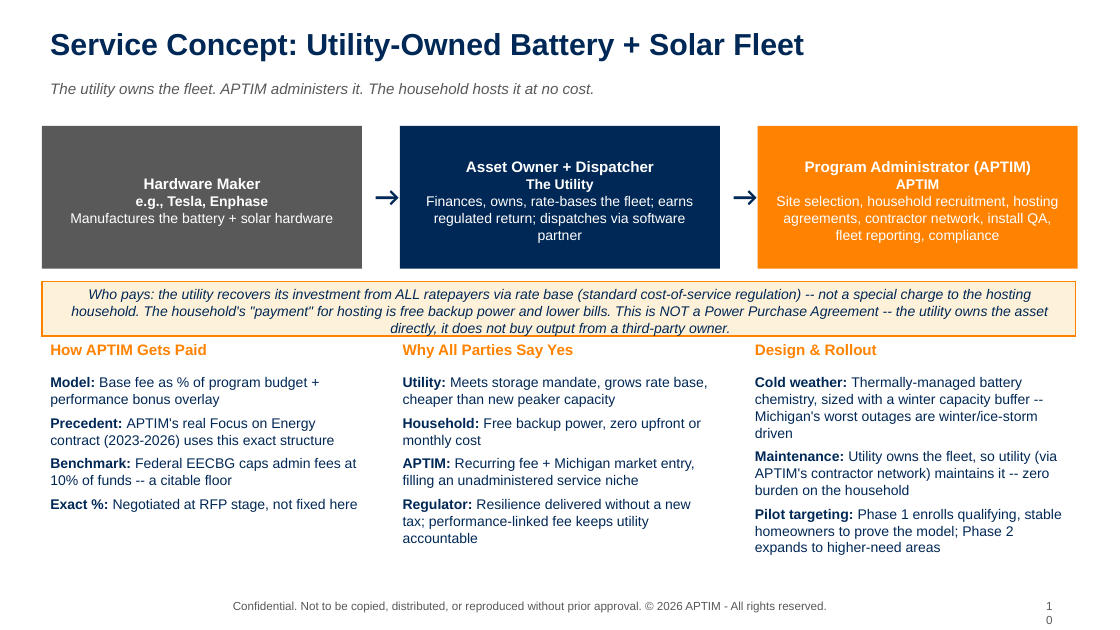
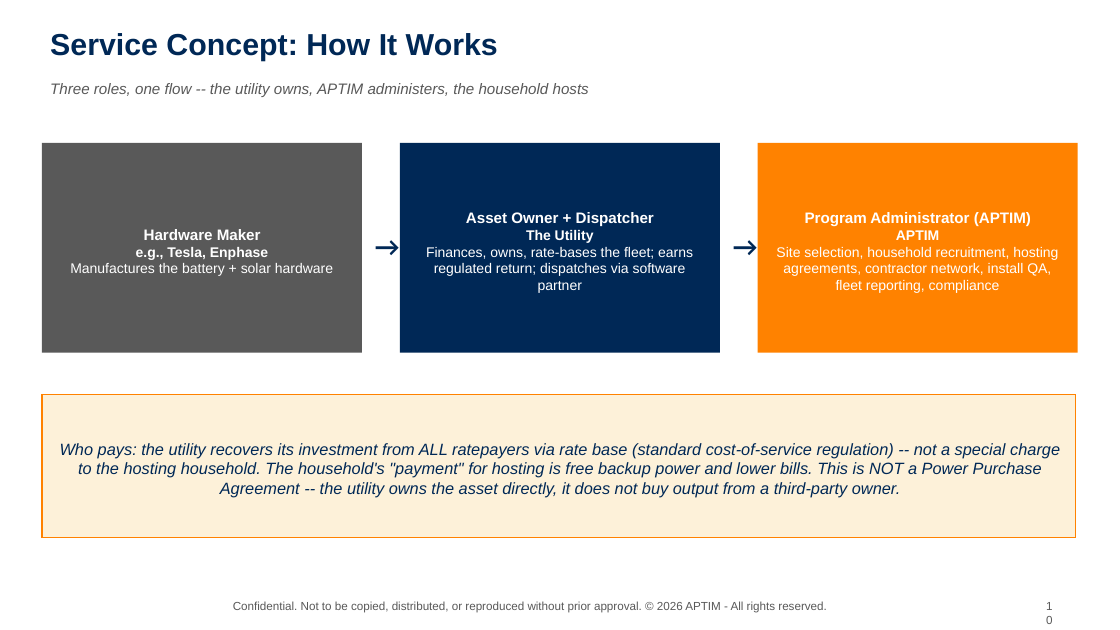
Before and after one commit to graseeuh/HERMES, a slide deck: slide 10 of Group_1_STRIVE_Presentation.pptx. Drawn at 1120x630 pixels with LibreOffice and Linux fonts; fonts in the diff are those of the drawing; background and template pictures are left out. Boxes give left, top, right and bottom in pixels: in the first picture for what was removed or moved away, otherwise in the second. Text is boxed around its words. In the diff, an @@ line names an element or a change of style, - is before the commit and + after.

```diff
--- a/Group_1_STRIVE_Presentation.pptx
+++ b/Group_1_STRIVE_Presentation.pptx
@@ text at (50, 33, 498, 61): text changed @@
-Service Concept: Utility-Owned Battery + Solar Fleet
+Service Concept: How It Works
@@ text at (50, 83, 589, 97): text changed @@
-The utility owns the fleet. APTIM administers it. The household hosts it at no cost.
+Three roles, one flow -- the utility owns, APTIM administers, the household hosts
@@ rectangle "Hardware Maker": place and size @@
-rectangle "Hardware Maker" at (42, 126, 362, 269)
+rectangle "Hardware Maker" at (42, 143, 362, 353)
@@ rectangle "Asset Owner + Dispatcher": place and size @@
-rectangle "Asset Owner + Dispatcher" at (400, 126, 720, 269)
+rectangle "Asset Owner + Dispatcher" at (400, 143, 720, 353)
@@ rectangle "Program Administrator (APTIM)": place and size @@
-rectangle "Program Administrator (APTIM)" at (758, 126, 1078, 269)
+rectangle "Program Administrator (APTIM)" at (758, 143, 1078, 353)
@@ text "→": place and size @@
-text "→" at (366, 176, 396, 218)
+text "→" at (366, 227, 396, 269)
@@ text "→": place and size @@
-text "→" at (724, 176, 754, 218)
+text "→" at (724, 227, 754, 269)
@@ text removed at (50, 344, 207, 355) @@
-How APTIM Gets Paid
@@ text removed at (403, 344, 573, 358) @@
-Why All Parties Say Yes
@@ text removed at (755, 344, 877, 358) @@
-Design & Rollout
@@ text removed at (50, 377, 358, 512) @@
-Model: Base fee as % of program budget + performance bonus overlay
-Precedent: APTIM's real Focus on Energy contract (2023-2026) uses this exact structure
-Benchmark: Federal EECBG caps admin fees at 10% of funds -- a citable floor
-Exact %: Negotiated at RFP stage, not fixed here
@@ text removed at (403, 377, 708, 543) @@
-Utility: Meets storage mandate, grows rate base, cheaper than new peaker capacity
-Household: Free backup power, zero upfront or monthly cost
-APTIM: Recurring fee + Michigan market entry, filling an unadministered service niche
-Regulator: Resilience delivered without a new tax; performance-linked fee keeps utility accountable
@@ text removed at (755, 377, 1062, 555) @@
-Cold weather: Thermally-managed battery chemistry, sized with a winter capacity buffer -- Michigan's worst outages are winter/ice-storm driven
-Maintenance: Utility owns the fleet, so utility (via APTIM's contractor network) maintains it -- zero burden on the household
-Pilot targeting: Phase 1 enrolls qualifying, stable homeowners to prove the model; Phase 2 expands to higher-need areas
@@ rectangle "Who pays: the utility recovers ...": place and size @@
-rectangle "Who pays: the utility recovers ..." at (42, 281, 1075, 336)
+rectangle "Who pays: the utility recovers ..." at (42, 395, 1075, 538)
@@ rectangle "Who pays: the utility recovers ..." at (42, 395, 1075, 538): size 12 to 14 pt @@
```
Also in this commit, not shown: 6 other slides changed, 1 slide added, 1 other file.
